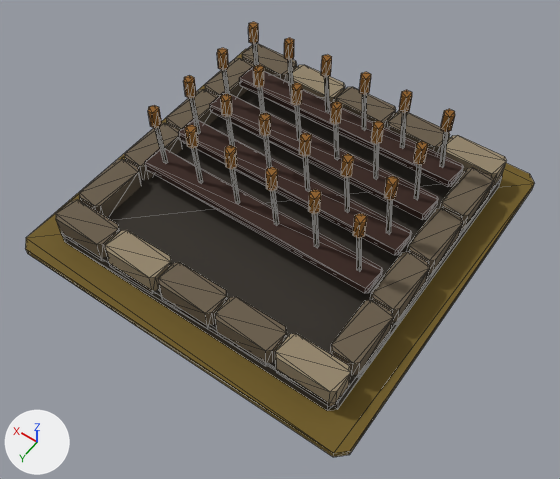
The glTF model art/farm_t1/farm_t1.glb: old version first, new version second.
Rendered twice from a camera (50 mm lens) standing at (-1.8, 2.61, 3.8) and looking at (-0.14, 0.27, 0.13). The axes (+X, +Y, +Z) are drawn at lower left. The lights are the same throughout. The older version comes first. Mesh edges are drawn as thin lines.

In view in the first picture: 'MMR | farm | T01 Architecture.001', 'MMR | farm | Tier 01 Ground.001'.
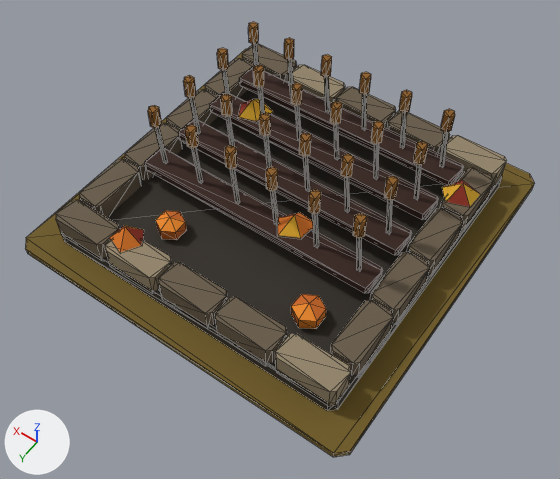
Location of each change, (x1, y1, x2, y2) in pixels of the pictures (560 x 479 px):
'MMR | farm | T01 Autumn Dressing.001', added
    after: (110, 99, 480, 329)

What the commit changed:
Mesh me_mmr___farm___t01_autumn_dressing_001 is new.
It has 50 vertices, 56 faces and spans x -0.99..0.65, y -0.67..0.97, z 0.12..0.36.
It uses material mat_mmr___shared_palette_atlas (picture img_mmr_shared_color_palette_64).
Object 'MMR | farm | T01 Autumn Dressing.001' (ob_mmr___farm___t01_autumn_dressing_001) is new; it shows me_mmr___farm___t01_autumn_dressing_001.
Its location is (0.0, 0.0, 0.05).
